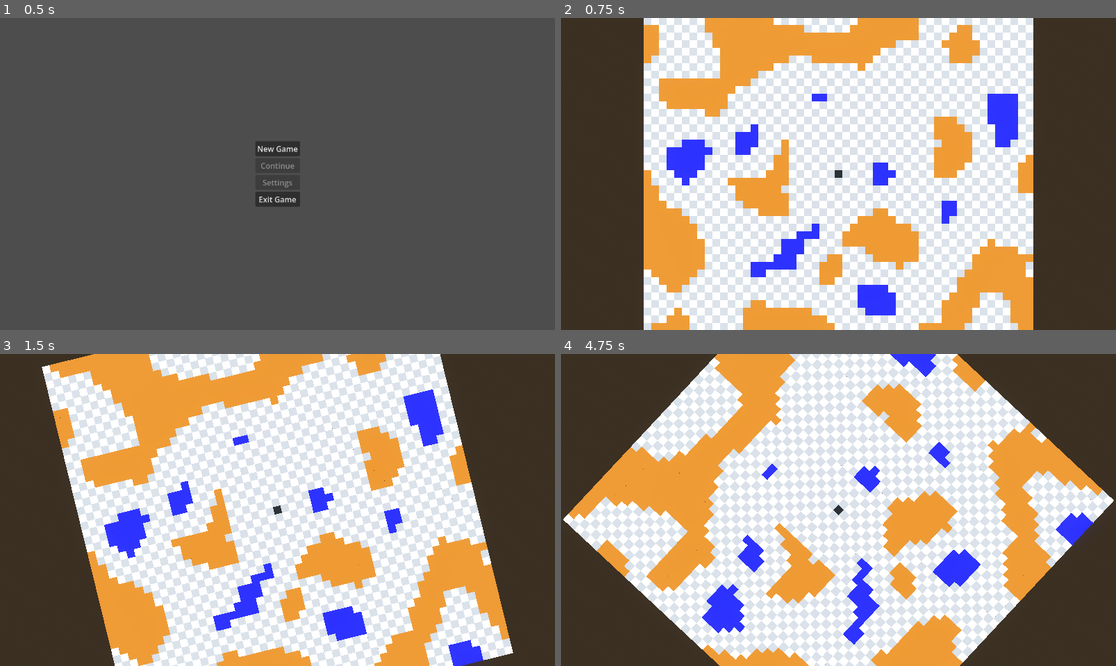
Above: before the commit, frames 1-4 (two rows, left to right).
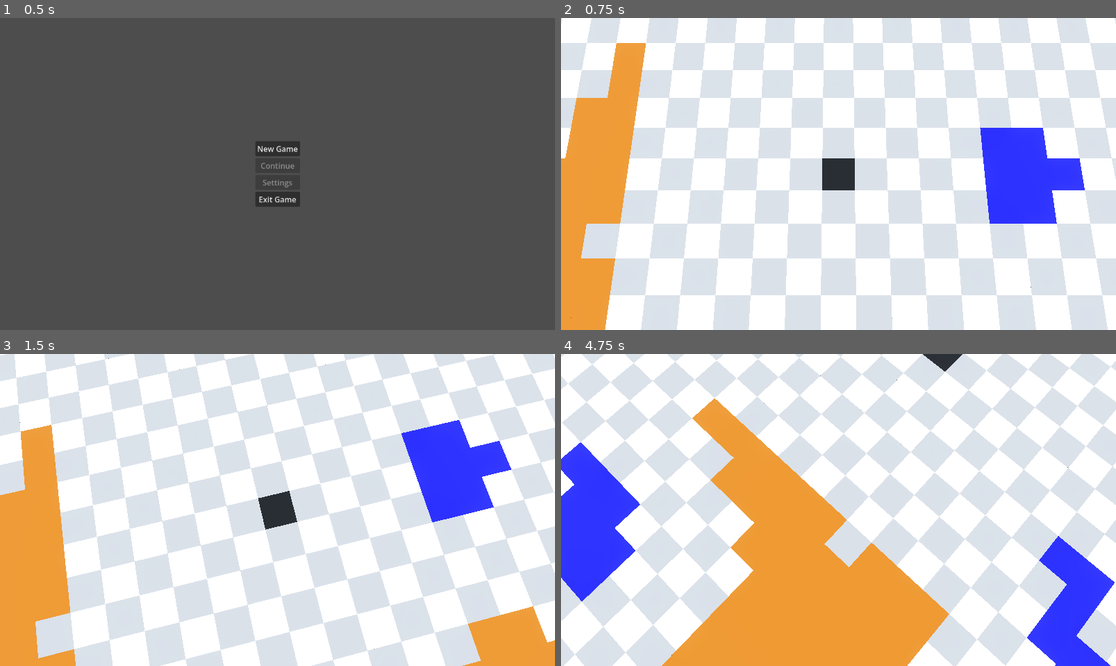
Above: after the commit, the same moments.

Repository: KaschaArtem/Hamlet
Game: Godot game, scene res://scenes/active_scenes/main_menu.tscn
Two runs of this game, one before a commit and one after it. Both use one fixed random seed, a clock stepped at 60 frames per second and the inputs below.
Inputs (mouse positions are in pixels of both pictures, inside the frame that each line leads up to):
- Up to frame 1 (0.5 s): no input
- Up to frame 2 (0.75 s): click "New Game" at 0.5 s
- Up to frame 3 (1.5 s): tap Enter at 1.25 s; move the mouse to (399, 494) at 1.27 s; hold Q (rotate_camera_left) from 1.28 s (still down); click (399, 494) at 1.42 s
- Up to frame 4 (4.75 s): tap E (rotate_camera_right) at 1.55, 2.1 s; move the mouse to (727, 525) at 2.02 s; release Q (rotate_camera_left) at 2.03 s; click (727, 525) at 2.17 s; tap S (move_camera_back, bound only after the commit) at 2.3 s; tap Space at 2.75 s; move the mouse to (894, 441) at 2.77 s; hold S (move_camera_back, bound only after the commit) 2.78-3.53 s; click (894, 441) at 2.92 s; tap W (move_camera_forward, bound only after the commit) at 3.05, 3.6 s; move the mouse to (810, 572) at 3.52 s; click (810, 572) at 3.67 s; tap A (move_camera_left, bound only after the commit) at 3.8 s; tap Enter at 4.25 s; move the mouse to (1005, 556) at 4.27 s; hold A (move_camera_left, bound only after the commit) from 4.28 s (still down); click (1005, 556) at 4.42 s; tap D (move_camera_right, bound only after the commit) at 4.55 s

Frame 1 is identical in both runs. In frame 2, 77% of the frame differs, in the area x 0-100%, y 0-100%; in frame 3, 77%; in frame 4, 80%.

Commit message:
update camera script

Diff:
--- a/project.godot
+++ b/project.godot
@@ -55,19 +55,51 @@
 "events": [Object(InputEventKey,"resource_local_to_scene":false,"resource_name":"","device":0,"window_id":0,"alt_presse …(189 unchanged characters)…
 ]
 }
-rotate_camera_up={
+reload_game_scene={
+"deadzone": 0.0,
+"events": [Object(InputEventKey,"resource_local_to_scene":false,"resource_name":"","device":0,"window_id":0,"alt_pressed":false,"shift_pressed":false,"ctrl_pressed":false,"meta_pressed":false,"pressed":false,"keycode":0,"physical_keycode":4194340,"key_label":0,"unicode":0,"location":0,"echo":false,"script":null)
+]
+}
+move_camera_forward={
 "deadzone": 0.0,
 "events": [Object(InputEventKey,"resource_local_to_scene":false,"resource_name":"","device":0,"window_id":0,"alt_presse …(189 unchanged characters)…
 ]
 }
-rotate_camera_down={
+move_camera_back={
 "deadzone": 0.0,
 "events": [Object(InputEventKey,"resource_local_to_scene":false,"resource_name":"","device":0,"window_id":0,"alt_presse …(189 unchanged characters)…
 ]
 }
-reload_game_scene={
+move_camera_left={
 "deadzone": 0.0,
-"events": [Object(InputEventKey,"resource_local_to_scene":fa …(139 unchanged characters)… d":false,"keycode":0,"physical_keycode":4194340,"key_label":0,"unicode":0,"location":0,"echo":false,"script":null)
+"events": [Object(InputEventKey,"resource_local_to_scene":fa …(139 unchanged characters)… d":false,"keycode":0,"physical_keycode":65,"key_label":0,"unicode":0,"location":0,"echo":false,"script":null)
+]
+}
+move_camera_right={
+"deadzone": 0.0,
+"events": [Object(InputEventKey,"resource_local_to_scene":false,"resource_name":"","device":0,"window_id":0,"alt_pressed":false,"shift_pressed":false,"ctrl_pressed":false,"meta_pressed":false,"pressed":false,"keycode":0,"physical_keycode":68,"key_label":0,"unicode":0,"location":0,"echo":false,"script":null)
+]
+}
+zoom_camera_out={
+"deadzone": 0.0,
+"events": [Object(InputEventKey,"resource_local_to_scene":false,"resource_name":"","device":0,"window_id":0,"alt_pressed":false,"shift_pressed":false,"ctrl_pressed":false,"meta_pressed":false,"pressed":false,"keycode":0,"physical_keycode":90,"key_label":0,"unicode":0,"location":0,"echo":false,"script":null)
+, Object(InputEventMouseButton,"resource_local_to_scene":false,"resource_name":"","device":-1,"window_id":0,"alt_pressed":false,"shift_pressed":false,"ctrl_pressed":false,"meta_pressed":false,"button_mask":0,"position":Vector2(0, 0),"global_position":Vector2(0, 0),"factor":1.0,"button_index":5,"canceled":false,"pressed":false,"double_click":false,"script":null)
+]
+}
+zoom_camera_in={
+"deadzone": 0.0,
+"events": [Object(InputEventKey,"resource_local_to_scene":false,"resource_name":"","device":0,"window_id":0,"alt_pressed":false,"shift_pressed":false,"ctrl_pressed":false,"meta_pressed":false,"pressed":false,"keycode":0,"physical_keycode":88,"key_label":0,"unicode":0,"location":0,"echo":false,"script":null)
+, Object(InputEventMouseButton,"resource_local_to_scene":false,"resource_name":"","device":-1,"window_id":0,"alt_pressed":false,"shift_pressed":false,"ctrl_pressed":false,"meta_pressed":false,"button_mask":0,"position":Vector2(0, 0),"global_position":Vector2(0, 0),"factor":1.0,"button_index":4,"canceled":false,"pressed":false,"double_click":false,"script":null)
+]
+}
+tilt_camera_down={
+"deadzone": 0.0,
+"events": [Object(InputEventKey,"resource_local_to_scene":false,"resource_name":"","device":0,"window_id":0,"alt_pressed":false,"shift_pressed":false,"ctrl_pressed":false,"meta_pressed":false,"pressed":false,"keycode":0,"physical_keycode":67,"key_label":0,"unicode":0,"location":0,"echo":false,"script":null)
+]
+}
+tilt_camera_up={
+"deadzone": 0.0,
+"events": [Object(InputEventKey,"resource_local_to_scene":false,"resource_name":"","device":0,"window_id":0,"alt_pressed":false,"shift_pressed":false,"ctrl_pressed":false,"meta_pressed":false,"pressed":false,"keycode":0,"physical_keycode":86,"key_label":0,"unicode":0,"location":0,"echo":false,"script":null)
 ]
 }
 
--- a/scenes/active_scenes/game.tscn
+++ b/scenes/active_scenes/game.tscn
@@ -26,7 +26,7 @@
 
 [node name="Game" type="Node3D" unique_id=691731226 node_paths=PackedStringArray("camera", "ground")]
 script = ExtResource("1_6djtn")
-camera = NodePath("Camera3D")
+camera = NodePath("Pivot/Camera3D")
 ground = NodePath("Ground")
 
 [node name="WorldEnvironment" type="WorldEnvironment" parent="." unique_id=414650152]
@@ -36,9 +36,8 @@
 transform = Transform3D(-0.8660254, -0.43301278, 0.25, 0, 0.49999997, 0.86602545, -0.50000006, 0.75, -0.43301266, 0, 0, 0)
 shadow_enabled = true
 
-[node name="Ground" type="Node3D" parent="." unique_id=1711545239 node_paths=PackedStringArray("camera")]
+[node name="Ground" type="Node3D" parent="." unique_id=1711545239]
 script = ExtResource("1_r0i7r")
-camera = NodePath("../Camera3D")
 main_tile_scene = ExtResource("4_g754w")
 tile_scene = ExtResource("2_amqpi")
 house_scene = ExtResource("4_5uvhb")
@@ -53,10 +52,12 @@
 WATER_SPAWN = -0.65
 WOOD_SPAWN = 0.1499999999999999
 
-[node name="Camera3D" type="Camera3D" parent="." unique_id=171625142 node_paths=PackedStringArray("ground")]
-transform = Transform3D(1, 0, 0, 0, -4.3711385e-08, 0.99999994, 0, -0.99999994, -4.3711385e-08, 0, 0, 0)
+[node name="Pivot" type="Node3D" parent="." unique_id=1567863974 node_paths=PackedStringArray("ground", "camera")]
+script = ExtResource("1_amqpi")
+ground = NodePath("../Ground")
+camera = NodePath("Camera3D")
+
+[node name="Camera3D" type="Camera3D" parent="Pivot" unique_id=171625142]
 projection = 2
 fov = 60.0
 size = 0.06
-script = ExtResource("1_amqpi")
-ground = NodePath("../Ground")
--- a/scripts/game/camera.gd
+++ b/scripts/game/camera.gd
@@ -1,27 +1,119 @@
-extends Camera3D
+extends Node3D
 
-const X_OFFSET = 0.0
-const Y_OFFSET = 17
-const Z_OFFSET = 0.0
+# Rotation
 const ROTATION_SPEED = 1.2
+const MOVE_SPEED = 4.0
+
+# Zoom
+const ZOOM_SPEED = 5.0
+const MIN_RADIUS = 1.0
+const MAX_RADIUS = 10.0
+
+# Pitch (tilt) limits
+const PITCH_SPEED = 60
+const MIN_PITCH_DEG = -89.9
+const MAX_PITCH_DEG = -10
+
+var radius: float
+var pitch_deg: float
 
 @export var ground: Node3D
+@export var camera: Camera3D
 
 func _ready():
-	update_position()
+	radius = 4.0
+	pitch_deg = -80
+	update_initial_position()
 
 
-func update_position():
+func update_initial_position():
 	var bounds = ground.get_city_bounds()
-	var x = (bounds["left"] + bounds["right"]) * 0.25
-	var y = max(bounds["right"] - bounds["left"], bounds["bottom"] - bounds["top"]) * 0.35
-	var z = (bounds["top"] + bounds["bottom"]) * 0.25
+	var x = (bounds["left"] + bounds["right"]) * 0.5
+	var z = (bounds["top"] + bounds["bottom"]) * 0.5
+	position = Vector3(x * ground.TILE_SIZE, 0, z * ground.TILE_SIZE)
+	update_camera_position()
 
-	self.position = Vector3(X_OFFSET + x, Y_OFFSET + y, Z_OFFSET + z)
+
+func update_camera_position():
+	var pitch_rad = deg_to_rad(pitch_deg)
+	var horizontal_distance = radius * cos(-pitch_rad)
+	var vertical_offset = radius * sin(-pitch_rad)
+	camera.position = Vector3(0, vertical_offset, horizontal_distance)
+	camera.look_at(position)
 
 
 func _process(delta):
+	handle_rotation(delta)
+	handle_movement(delta)
+	handle_zoom(delta)
+	handle_pitch(delta)
+
+
+func handle_rotation(delta):
 	if Input.is_action_pressed("rotate_camera_left"):
-		self.rotate_y(-ROTATION_SPEED * delta)
+		rotate_y(-ROTATION_SPEED * delta)
 	elif Input.is_action_pressed("rotate_camera_right"):
-		self.rotate_y(ROTATION_SPEED * delta)
+		rotate_y(ROTATION_SPEED * delta)
+
+
+func handle_movement(delta):
+	var input_dir = Vector3.ZERO
+
+	if Input.is_action_pressed("move_camera_forward"):
+		input_dir.z += 1
+	if Input.is_action_pressed("move_camera_back"):
+		input_dir.z -= 1
+	if Input.is_action_pressed("move_camera_left"):
+		input_dir.x -= 1
+	if Input.is_action_pressed("move_camera_right"):
+		input_dir.x += 1
+
+	if input_dir != Vector3.ZERO:
+		input_dir = input_dir.normalized() * MOVE_SPEED * delta
+		var forward = -transform.basis.z
+		var right = transform.basis.x
+		position += forward * input_dir.z + right * input_dir.x
+
+		var min_x = 0
+		var max_x = ground.GRID_SIZE * ground.TILE_SIZE
+		var min_z = 0
+		var max_z = ground.GRID_SIZE * ground.TILE_SIZE
+
+		position.x = clamp(position.x, min_x, max_x)
+		position.z = clamp(position.z, min_z, max_z)
+
+
+# --- Zoom ---
+func zoom_in(delta):
+	radius -= ZOOM_SPEED * delta
+	radius = clamp(radius, MIN_RADIUS, MAX_RADIUS)
+	update_camera_position()
+
+func zoom_out(delta):
+	radius += ZOOM_SPEED * delta
+	radius = clamp(radius, MIN_RADIUS, MAX_RADIUS)
+	update_camera_position()
+
+func handle_zoom(delta):
+	if Input.is_action_pressed("zoom_camera_in"):
+		zoom_in(delta)
+	if Input.is_action_pressed("zoom_camera_out"):
+		zoom_out(delta)
+
+
+# --- Pitch (tilt) control ---
+func tilt_up(delta):
+	pitch_deg += PITCH_SPEED * delta
+	pitch_deg = clamp(pitch_deg, MIN_PITCH_DEG, MAX_PITCH_DEG)
+	update_camera_position()
+
+func tilt_down(delta):
+	pitch_deg -= PITCH_SPEED * delta
+	pitch_deg = clamp(pitch_deg, MIN_PITCH_DEG, MAX_PITCH_DEG)
+	update_camera_position()
+
+func handle_pitch(delta):
+	if Input.is_action_pressed("tilt_camera_up"):
+		tilt_up(delta)
+	if Input.is_action_pressed("tilt_camera_down"):
+		tilt_down(delta)
--- a/scripts/game/game.gd
+++ b/scripts/game/game.gd
@@ -24,7 +24,6 @@
 			var tile_body = result.collider
 			var tile = tile_body.get_parent()
 			ground.update_grid_tile(tile, building_action)
-			camera.update_position()
 
 	if Input.is_action_just_pressed("set_build_to_tile"):
 		building_action = 0
--- a/scripts/game/ground.gd
+++ b/scripts/game/ground.gd
@@ -4,8 +4,6 @@
 const GRID_SIZE = 51
 const TILE_SIZE = 0.5
 const GRID_CENTER = GRID_SIZE / 2
-
-@export var camera: Camera3D
 
 @export var main_tile_scene: PackedScene   # index 999
 @export var tile_scene: PackedScene        # index 0
@@ -74,8 +72,6 @@
 					value = 0
 			ground_grid[z].append(value)
 	ground_grid[GRID_CENTER][GRID_CENTER] = 999
-	clean_water()
-	clean_water()
 
 func apply_chess_color(tile, x, z):
 	var mesh_instance = tile.get_node("MeshInstance3D")
@@ -236,54 +232,3 @@
 			replace_with_field_tile(tile_object, x, z)
 		3:
 			replace_with_pasture_tile(tile_object, x, z)
-
-func clean_water():
-
-	var new_grid = ground_grid.duplicate(true)
-
-	for z in range(GRID_SIZE):
-		for x in range(GRID_SIZE):
-
-			if ground_grid[z][x] != -2:
-				continue
-
-			var water_neighbors = 0
-
-			for dir in [
-				Vector2i(1,0),
-				Vector2i(-1,0),
-				Vector2i(0,1),
-				Vector2i(0,-1)
-			]:
-
-				var nx = x + dir.x
-				var nz = z + dir.y
-
-				if nx < 0 or nz < 0 or nx >= GRID_SIZE or nz >= GRID_SIZE:
-					continue
-
-				if ground_grid[nz][nx] == -2:
-					water_neighbors += 1
-
-			# удалить одиночную воду
-			if water_neighbors == 0:
-				new_grid[z][x] = 0
-
-
-	for z in range(GRID_SIZE):
-		for x in range(GRID_SIZE):
-
-			if ground_grid[z][x] != 0:
-				continue
-
-			# соединение воды горизонтально
-			if x > 0 and x < GRID_SIZE - 1:
-				if ground_grid[z][x-1] == -2 and ground_grid[z][x+1] == -2:
-					new_grid[z][x] = -2
-
-			# соединение воды вертикально
-			if z > 0 and z < GRID_SIZE - 1:
-				if ground_grid[z-1][x] == -2 and ground_grid[z+1][x] == -2:
-					new_grid[z][x] = -2
-
-	ground_grid = new_grid
